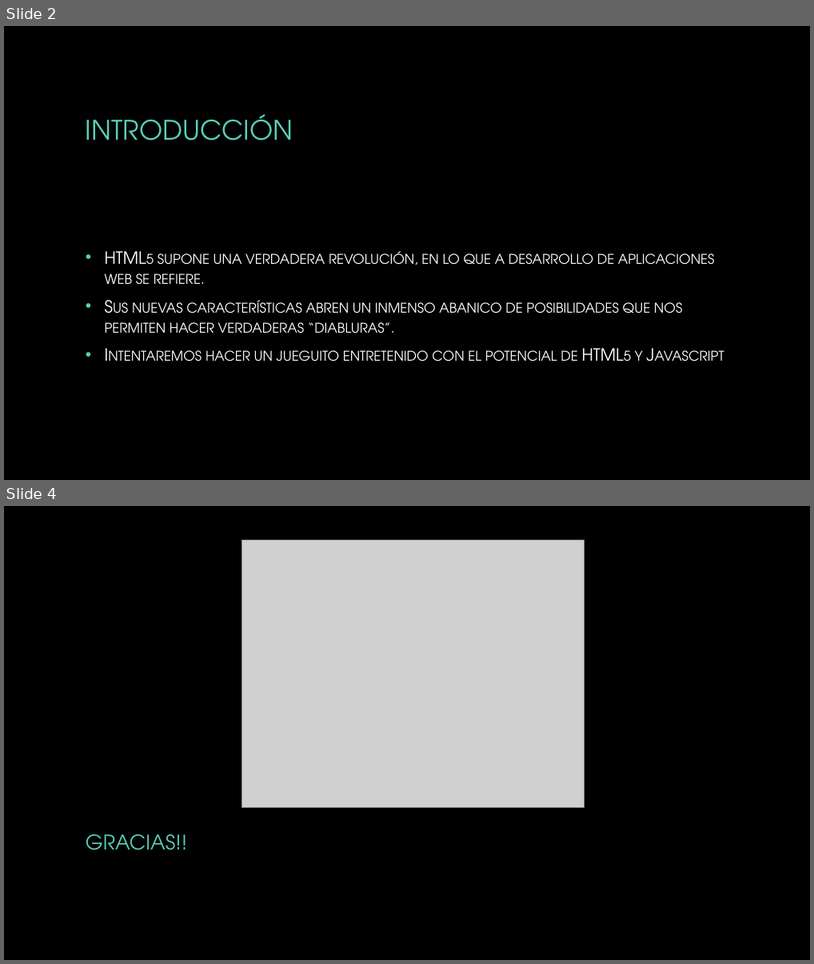
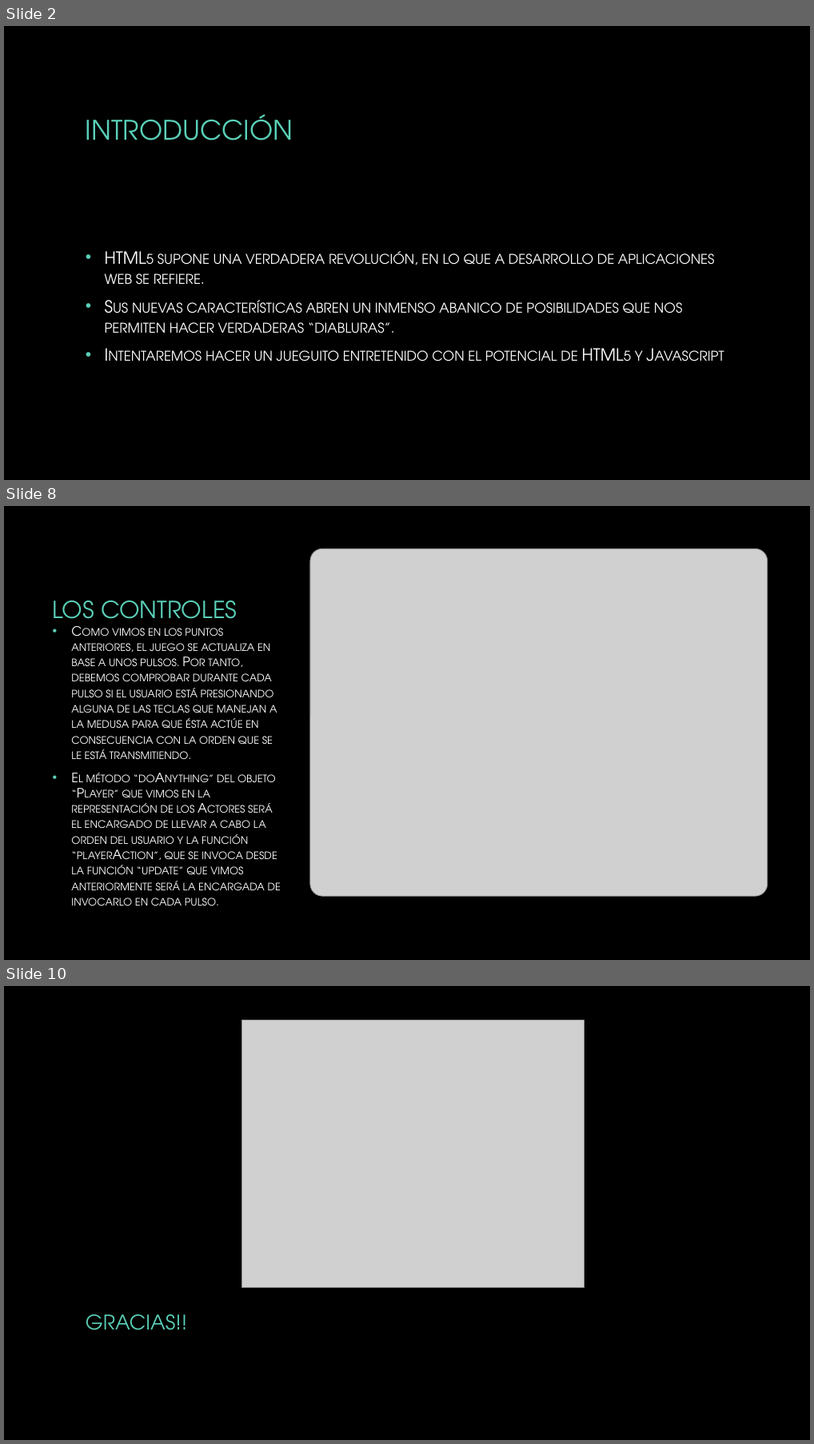
Before and after one commit to AlexGranda/Javascript, a slide deck: ProyectoIBim/Jueguito.pptx. Shown one above the other, each under a label of ours: slides 2 and 4 before the commit, slides 2, 8 and 10 after it; the slides between them are not shown. The pictures are 814x964 and 814x1444 pixels, drawn with LibreOffice and Linux fonts; fonts in the diff are those of the drawing; grey boxes stand for pictures; background and template pictures are left out. Boxes give left, top, right and bottom in pixels: in the first picture for what was removed or moved away, otherwise in the second. Text is boxed around its words. In the diff, an @@ line names an element or a change of style, - is before the commit and + after.

```diff
--- a/ProyectoIBim/Jueguito.pptx
+++ b/ProyectoIBim/Jueguito.pptx
@@ slide 8 added at (x1=4, y1=506, x2=810, y2=960), background picture (left out) @@
@@ picture added at (x1=310, y1=549, x2=767, y2=896) @@
@@ title added at (x1=53, y1=600, x2=237, y2=629), 28 pt, text #5AD0B8 @@
+LOS CONTROLES
@@ text added at (x1=71, y1=628, x2=281, y2=890), 15.3 pt, text #FFFFFF, small capitals @@
+• Como vimos en los puntos anteriores, el juego se actualiza en base a unos pulsos. Por tanto, debemos comprobar durante cada pulso si el usuario está presionando alguna de las teclas que manejan a la medusa para que ésta actúe en consecuencia con la orden que se le está transmitiendo.
+• El método “doAnything” del objeto “Player” que vimos en la representación de los Actores será el encargado de llevar a cabo la orden del usuario y la función “playerAction”, que se invoca desde la función “update” que vimos anteriormente será la encargada de invocarlo en cada pulso.
@@ what was slide 4 is now slide 10 @@
```
Also in this commit, not shown: 1 slide changed, 5 other slides added.
